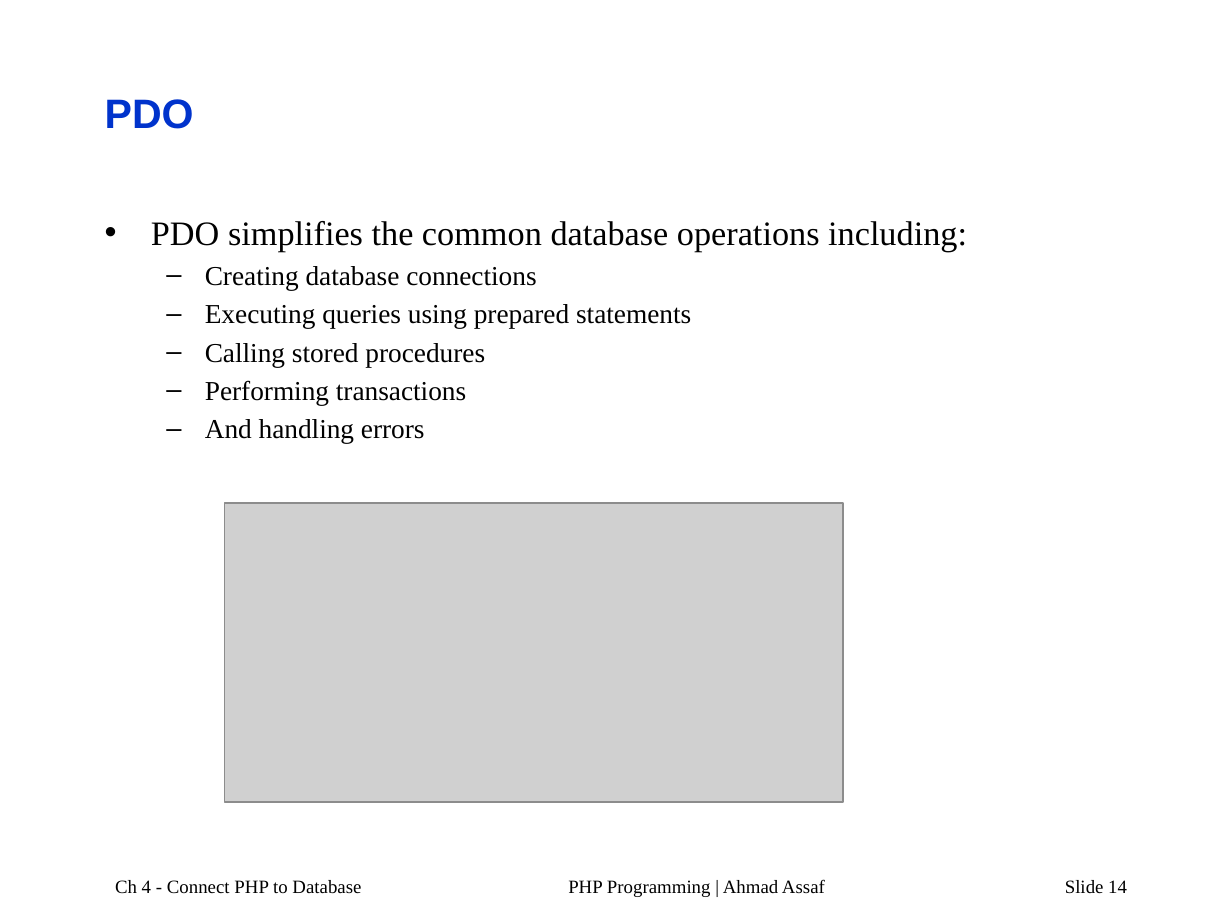
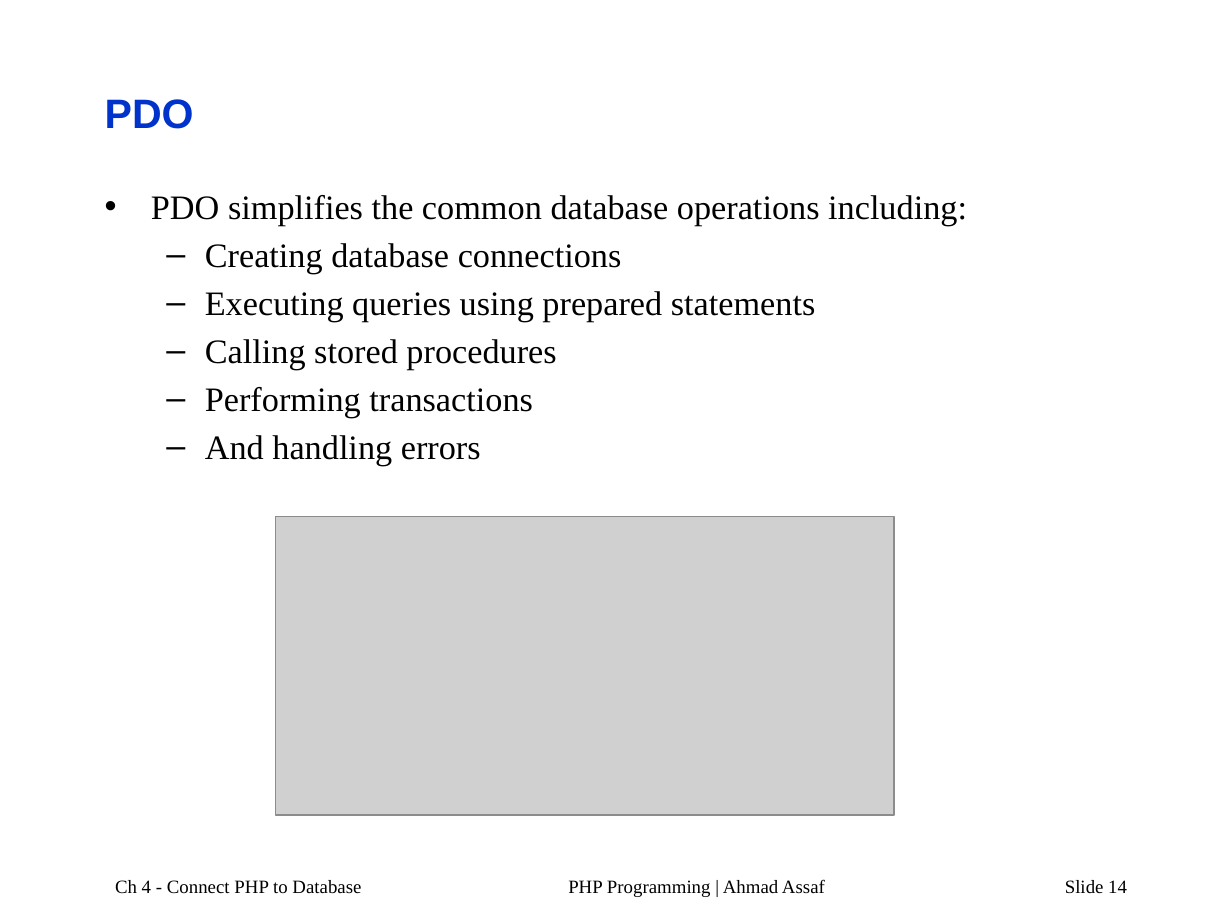
Before and after one commit to AhmadAssafCode/PHP2211, a slide deck: slide 14 of others/PHP-Ch4a.pptx. Drawn at 1232x924 pixels with LibreOffice and Linux fonts; fonts in the diff are those of the drawing; grey boxes stand for pictures. Boxes give left, top, right and bottom in pixels: in the first picture for what was removed or moved away, otherwise in the second. Text is boxed around its words. In the diff, an @@ line names an element or a change of style, - is before the commit and + after.

```diff
--- a/others/PHP-Ch4a.pptx
+++ b/others/PHP-Ch4a.pptx
@@ text "PDO simplifies the common database ...": place and size @@
-text "PDO simplifies the common database ..." at bbox=[151, 221, 967, 443]
+text "PDO simplifies the common database ..." at bbox=[151, 195, 967, 466]
@@ text at bbox=[205, 243, 816, 466]: size 16 to 20 pt in "Creating database connections", "Executing queries using prepared statements", "Calling stored procedures", "Performing transactions" and 1 more places @@
@@ picture: place and size @@
-picture at bbox=[224, 503, 843, 802]
+picture at bbox=[276, 516, 894, 816]
```
Also in this commit, not shown: 7 other slides changed, 7 slides added, 2 other files.
